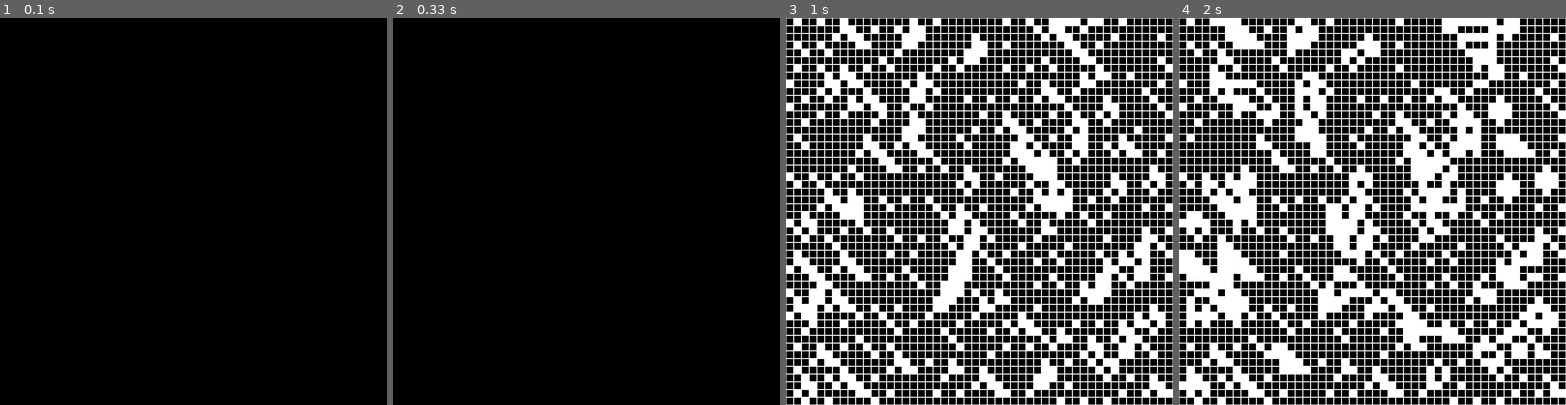
Above: before the commit, frames 1-4 (left to right).
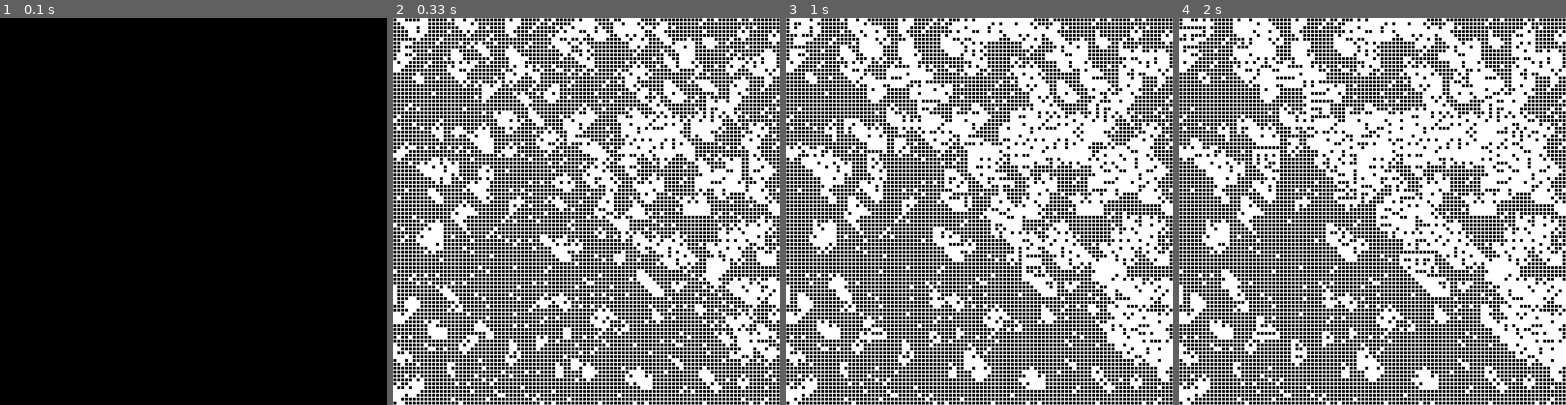
Above: after the commit, the same moments.

Repository: ozdyck3/GameOfLife-PyGame
Game: pygame game, started from game.py
The game is run twice, just before and just after one commit, with the same random seed, the same clock (stepped at 60 frames per second) and the same inputs.
Inputs:
- Up to frame 1 (0.1 s): no input
- Up to frame 2 (0.33 s): no input
- Up to frame 3 (1 s): no input
- Up to frame 4 (2 s): no input

Frame 1 is identical in both runs. In frame 2, 59% of the frame differs, in the area x 0-100%, y 0-100%; in frame 3, 38%; in frame 4, 39%.

Commit message:
Fixed edge errors

Diff:
--- a/game.py
+++ b/game.py
@@ -8,8 +8,8 @@
 WINDOW_HEIGHT = 800
 WINDOW_WIDTH = 800
 
-height = 50
-width = 50
+height = 100
+width = 100
 
 x = 0
 y = 0
@@ -60,9 +60,8 @@
 print(game_board)
 
 while True:
-    print("loop")
+    time.sleep(0.1)
     SCREEN.fill((0,0,0))
-    time.sleep(0.5)
     x_board = 0
     y_board = 0
     original_board = game_board
@@ -75,14 +74,29 @@
             try:
                 if original_board[x_board+1][y_board] == 1:
                     neighbors +=1
+            except:
+                pass
+            try:
                 if original_board[x_board][y_board+1] == 1:
                     neighbors += 1
+            except:
+                pass
+            try:
                 if original_board[x_board+1][y_board+1] == 1:
                     neighbors += 1
+            except:
+                pass
+            try:
                 if original_board[x_board-1][y_board] == 1:
                     neighbors += 1
+            except:
+                pass
+            try:
                 if original_board[x_board+1][y_board-1] == 1:
                     neighbors += 1
+            except:
+                pass
+            try:
                 if original_board[x_board-1][y_board-1] == 1:
                     neighbors += 1
             except:
@@ -90,13 +104,10 @@
             if n == 1:
                 if neighbors >= 4:
                     game_board[x_board][y_board] = 0
-                    print("blanking")
                 if neighbors <= 1:
                     game_board[x_board][y_board] = 0
-                    print("blanking")
             if neighbors == 3:
                 game_board[x_board][y_board] = 1
-                print("life")
             x_board +=1
         y_board += 1
     draw_grid(x,y,game_board)
